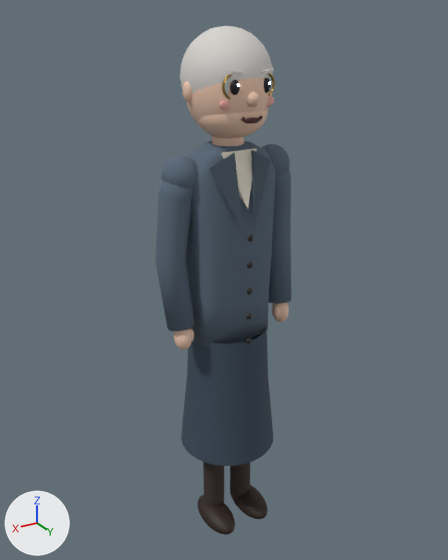
The FBX model Assets/Game/Resources/Models/People/agnes_old.fbx, before and after one commit.
Rendered twice from a 50 mm lens placed at (1.006, 1.652, 1.819), pointed at (-0.009, -0.039, 0.974). Lighting does not change. The marker at lower left points along +X, +Y and +Z. The older version comes first. Where no turn or scale is listed for an object, it has been applied to the vertices.

Objects in the first picture: 'Body', 'EyeR', 'HandL', 'HandR', 'Head' and 4 more.
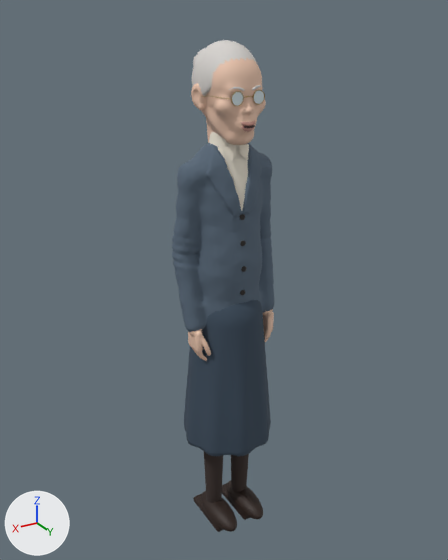
Where the change shows, as pixel boxes [x1, y1, x2, y2] in the pictures (448 x 560 px):
'Body', reshaped (25% narrower)
    before: [155, 140, 291, 535]
    after: [172, 132, 274, 532]
'Head', reshaped
    before: [180, 26, 275, 146]
    after: [191, 40, 266, 145]
'HandL', reshaped, moved
    before: [174, 329, 194, 350]
    after: [188, 329, 211, 361]
'HandR', moved
    before: [272, 302, 289, 322]
    after: [263, 309, 274, 342]
'EyeR', moved (not visible afterwards)
    before: [264, 78, 271, 93]
part 1 of me_head, added
    after: [232, 92, 243, 106]
part 2 of me_head, added
    after: [254, 90, 264, 104]
part 3 of me_head, rebuilt
    before: [186, 78, 272, 139]
    after: [191, 58, 266, 145]
part 4 of me_head, rebuilt
    before: [180, 26, 273, 93]
    after: [192, 40, 258, 96]
part 5 of me_head, deleted
    before: [182, 73, 275, 146]
part 6 of me_head, deleted (beige)
    before: [198, 110, 268, 138]
part 7 of me_handl, rebuilt
    before: [174, 329, 192, 350]
    after: [188, 329, 211, 361]
part 8 of me_body, rebuilt
    before: [230, 485, 268, 519]
    after: [222, 480, 263, 520]
part 9 of me_body, rebuilt (18% wider)
    before: [198, 495, 235, 535]
    after: [193, 491, 237, 532]
part 10 of me_body, rebuilt (13% wider, 9% shorter)
    before: [186, 140, 276, 347]
    after: [172, 143, 274, 332]
part 11 of me_body, rebuilt (12% taller)
    before: [181, 327, 273, 466]
    after: [184, 300, 271, 456]
part 12 of me_body, rebuilt
    before: [203, 462, 224, 505]
    after: [204, 451, 223, 503]
part 13 of me_body, rebuilt
    before: [230, 462, 250, 496]
    after: [231, 454, 249, 492]
part 14 of me_body, added (pale yellow)
    after: [209, 132, 248, 211]
part 15 of me_body, added
    after: [223, 145, 236, 162]
part 16 of me_body, added
    after: [239, 144, 249, 160]
part 17 of me_body, deleted
    before: [155, 168, 291, 344]
part 18 of me_body, cut back
    before: [161, 144, 290, 231]

Diff of the bpy script that builds the scene:
```diff
--- a/Assets/Game/Resources/Models/People/agnes_old.fbx.py
+++ b/Assets/Game/Resources/Models/People/agnes_old.fbx.py
@@ me_handl @@
-me_handl.from_pydata(...)  # 628 vertices, 672 faces; spans x -0.034..0.028, y -0.035..0.035, z -0.045..0.045
+me_handl.from_pydata(...)  # 1252 vertices, 2500 faces; spans x -0.0354..0.0242, y -0.0372..0.0543, z -0.0811..0.094
+# me_handl part 7: the loose piece of 314 vertices spanning x -0.028..0.028, y -0.035..0.035, z -0.045..0.045 is rebuilt with 1252 vertices and now spans x -0.0354..0.0242, y -0.0372..0.0543, z -0.0811..0.094
+# other edits to the shape of me_handl do not show in these pictures
 me_handl.materials.append(mat_skin_eec8b0)
@@ me_body @@
-me_body.from_pydata(...)  # 3375 vertices, 3460 faces; spans x -0.254..0.254, y -0.174..0.174, z -0.955..0.5
+me_body.from_pydata(...)  # 9620 vertices, 18462 faces; spans x -0.188..0.188, y -0.164..0.164, z -0.95..0.544
+# me_body part 8: the loose piece of 314 vertices spanning x -0.13..-0.02, y -0.07..0.15, z -0.955..-0.875 is rebuilt with 302 vertices and now spans x -0.105..-0.015, y -0.1..0.15, z -0.95..-0.872
+# me_body part 9: the loose piece of 314 vertices spanning x 0.02..0.13, y -0.07..0.15, z -0.955..-0.875 is rebuilt with 302 vertices and now spans x 0.015..0.105, y -0.1..0.15, z -0.95..-0.872
+# me_body part 10: the loose piece of 280 vertices spanning x -0.156..0.156, y -0.102..0.103, z -0.15..0.5 is rebuilt with 6000 vertices and now spans x -0.188..0.188, y -0.094..0.101, z -0.188..0.503
+# me_body part 11: the loose piece of 96 vertices spanning x -0.174..0.174, y -0.174..0.174, z -0.6..-0.13 is rebuilt with 1002 vertices and now spans x -0.16..0.166, y -0.164..0.164, z -0.574..0.0
+# me_body part 12: the loose piece of 24 vertices spanning x 0.02..0.1, y -0.04..0.04, z -0.89..-0.57 is rebuilt with 302 vertices and now spans x 0.018..0.102, y -0.042..0.042, z -0.91..-0.458
+# me_body part 13: the loose piece of 24 vertices spanning x -0.1..-0.02, y -0.04..0.04, z -0.89..-0.57 is rebuilt with 302 vertices and now spans x -0.102..-0.018, y -0.042..0.042, z -0.91..-0.458
+# me_body part 14: a new loose piece of 750 vertices spanning x -0.061..0.061, y -0.091..0.085, z 0.252..0.544, in mat_cloth_ede6d6 (pale yellow #ede6d6)
+# me_body part 15: a new loose piece of 28 vertices spanning x 0.006..0.047, y 0.045..0.068, z 0.458..0.504, in mat_cloth_ede6d6 (pale yellow #ede6d6)
+# me_body part 16: a new loose piece of 28 vertices spanning x -0.047..-0.006, y 0.045..0.068, z 0.458..0.504, in mat_cloth_ede6d6 (pale yellow #ede6d6)
+# me_body part 17: 7 loose pieces with 1682 vertices, spanning x -0.254..0.254, y -0.057..0.141, z -0.141..0.437, are deleted
+# me_body part 18: 641 vertices removed from x -0.226..0.226, y -0.06..0.125, z 0.25..0.49; 4 vertices added at x -0.047..0.048, y 0.0, z 0.42
+# other edits to the shape of me_body do not show in these pictures
 me_body.materials.append(mat_knit_5a6a7a)
@@ me_body @@
 me_body.materials.append(mat_cloth_ede6d6)
-me_body.materials.append(mat_knit_4c5a67)  # dark blue #4c5a67
 me_body.materials.append(mat_plastic_2a2420)
@@ me_head @@
-me_head.from_pydata(...)  # 3950 vertices, 4096 faces; spans x -0.146..0.146, y -0.18..0.155, z -0.04..0.337
+me_head.from_pydata(...)  # 10873 vertices, 20694 faces; spans x -0.108..0.108, y -0.158..0.126, z -0.073..0.297
+# me_head part 1: a new loose piece, a 36-sided cylinder along y spanning x 0.01655..0.0559, y 0.1102..0.1108, z 0.12712..0.16648, in mat_glass_d8e6ea (white #d8e6ea)
+# me_head part 2: a new loose piece, a 36-sided cylinder along y spanning x -0.0559..-0.01655, y 0.1102..0.1108, z 0.12712..0.16648, in mat_glass_d8e6ea (white #d8e6ea)
+# me_head part 3: the loose piece of 610 vertices spanning x -0.13..0.13, y -0.136..0.136, z 0.012..0.322 is rebuilt with 7010 vertices and now spans x -0.108..0.108, y -0.125..0.126, z -0.073..0.289
+# me_head part 4: the loose piece of 314 vertices spanning x -0.137..0.137, y -0.153..0.133, z 0.058..0.337 is rebuilt with 3002 vertices and now spans x -0.096..0.096, y -0.158..0.1, z 0.088..0.297
+# me_head part 5: 12 loose pieces with 2604 vertices, spanning x -0.146..0.146, y -0.18..0.155, z -0.04..0.287, are deleted
+# me_head part 6: 422 vertices removed from x -0.111..0.111, y -0.095..0.128, z 0.02..0.175
+# other edits to the shape of me_head do not show in these pictures
 me_head.materials.append(mat_skin_eec8b0)
-me_head.materials.append(mat_skin_e4c0a8)  # beige #e4c0a8
-me_head.materials.append(mat_skin_e8a8a0)  # pink #e8a8a0
 me_head.materials.append(mat_hair_d8d4d0)
 me_head.materials.append(mat_brass_b8964e)
-me_head.materials.append(mat_glass_c8dce4)  # pale blue #c8dce4
+me_head.materials.append(mat_skin_c89488)  # pink #c89488
+me_head.materials.append(mat_glass_d8e6ea)  # white #d8e6ea
@@ ob_handl @@
 ob_handl = bpy.data.objects.new('HandL', me_handl)
-ob_handl.location = (0.196, 0.04, 0.845)
+ob_handl.location = (0.143, 0.028, 0.815)
@@ ob_eyer @@
 ob_eyer = bpy.data.objects.new('EyeR', me_eyer)
-ob_eyer.location = (-0.052, 0.123, 1.629)
+ob_eyer.location = (-0.036, 0.089, 1.597)
@@ ob_handr @@
 ob_handr = bpy.data.objects.new('HandR', me_handr)
-ob_handr.location = (-0.196, 0.04, 0.845)
+ob_handr.location = (-0.143, 0.028, 0.815)
```
